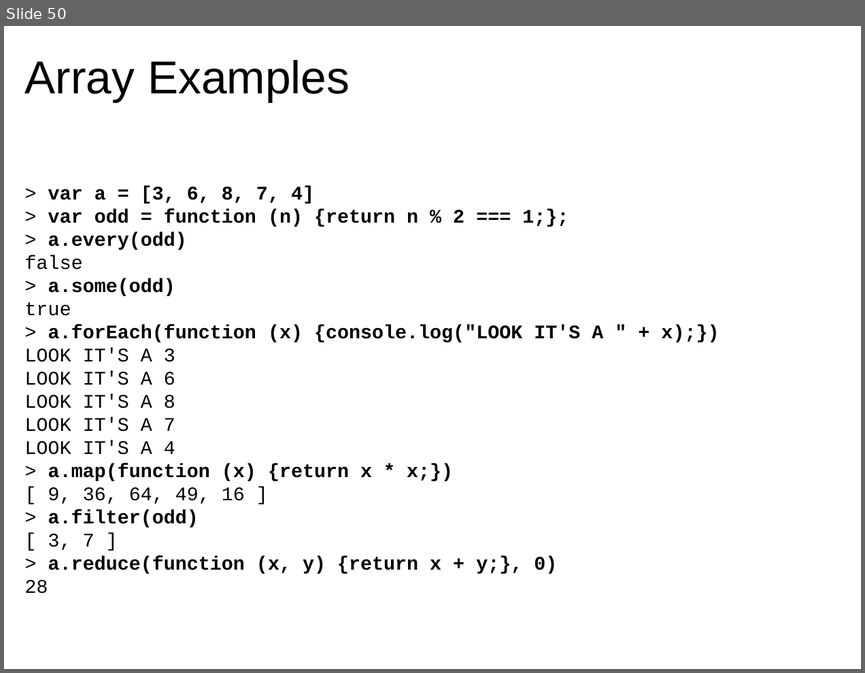
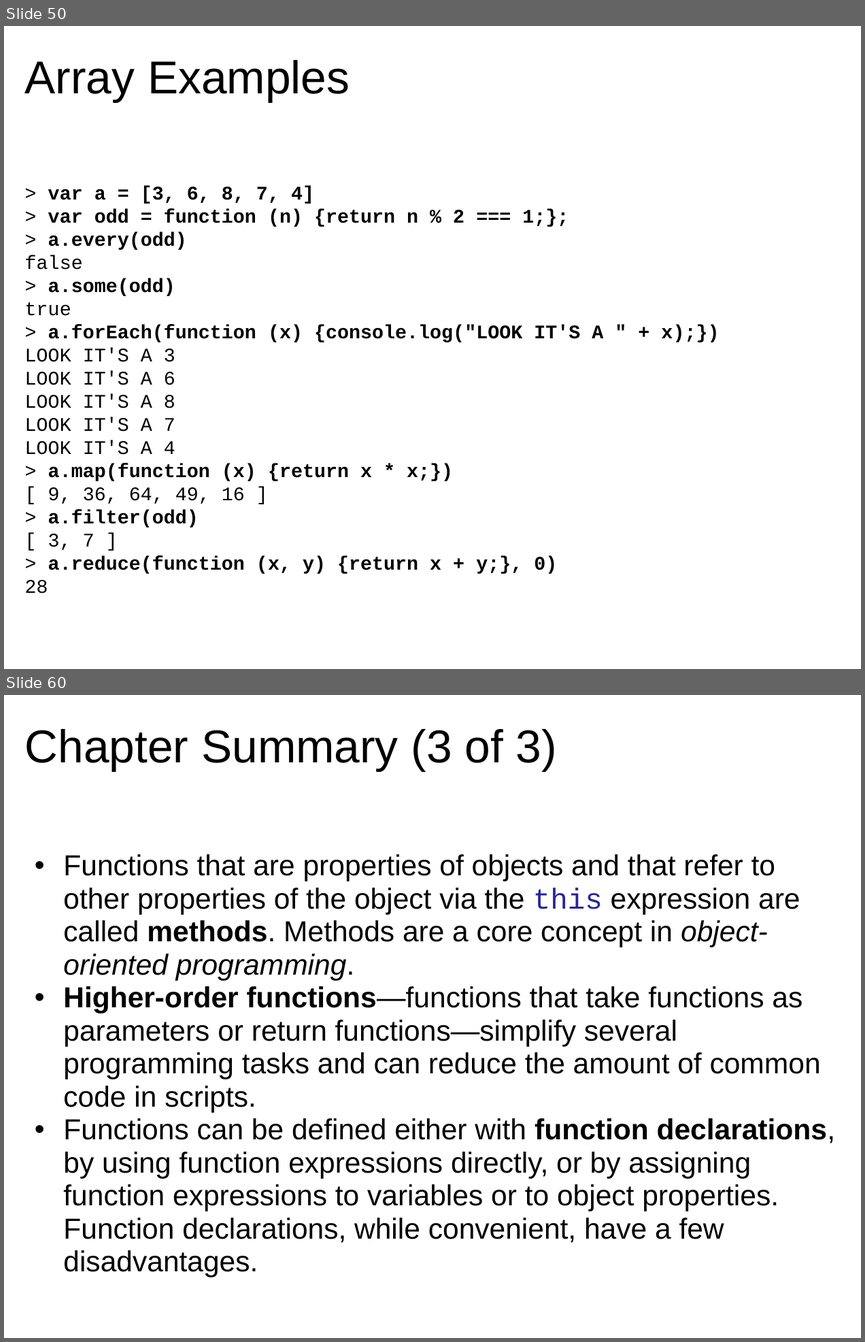
Before and after one commit to dondi/javascript-book, a slide deck: presentations/Chapter_5_Presentation.ppt. Shown one above the other, each under a label of ours: slide 50 before the commit, slides 50 and 60 after it; the slides between them are not shown. The pictures are 865x673 and 865x1342 pixels, drawn with LibreOffice and Linux fonts; fonts in the diff are those of the drawing; background and template pictures are left out. Boxes give left, top, right and bottom in pixels: in the first picture for what was removed or moved away, otherwise in the second. Text is boxed around its words. In the diff, an @@ line names an element or a change of style, - is before the commit and + after.

Commit message:
Finish Chapter 5

```diff
--- a/presentations/Chapter_5_Presentation.ppt
+++ b/presentations/Chapter_5_Presentation.ppt
@@ slide 60 added at [4,695,861,1338], background picture (left out) @@
@@ title added at [25,729,557,771], 43 pt, text #000000 @@
+Chapter Summary (3 of 3)
@@ text added at [63,854,835,1276], 27 pt, text #000000 @@
+  • Functions that are properties of objects and that refer to other properties of the object via the this expression are called methods. Methods are a core concept in object-oriented programming.
+  • Higher-order functions—functions that take functions as parameters or return functions—simplify several programming tasks and can reduce the amount of common code in scripts.
+  • Functions can be defined either with function declarations, by using function expressions directly, or by assigning function expressions to variables or to object properties. Function declarations, while convenient, have a few disadvantages.
```
Also in this commit, not shown: 8 slides changed, 7 other slides added, 3 slides removed.
